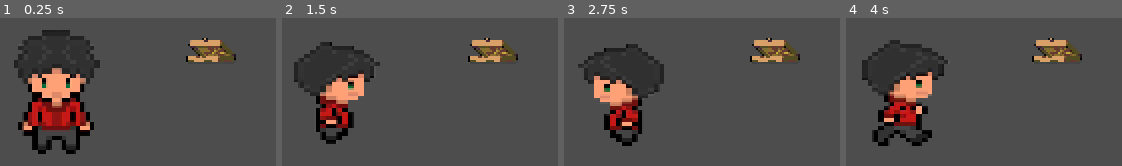
Above: before the commit, frames 1-4 (left to right).
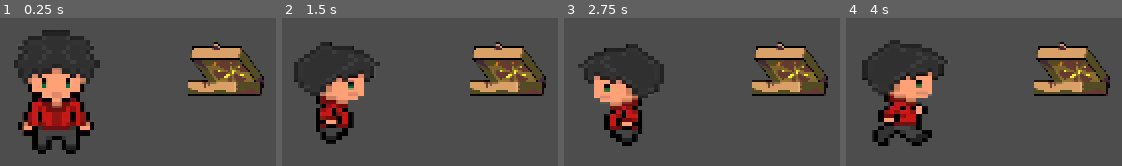
Above: after the commit, the same moments.

Repository: Dayglowv/Lil_Dudes_0
Game: Godot game, scene res://world.tscn
The game is run twice, just before and just after one commit, with the same random seed, the same clock (stepped at 60 frames per second) and the same inputs.
Inputs:
- Up to frame 1 (0.25 s): no input
- Up to frame 2 (1.5 s): tap Enter (ui_accept) at 0.5 s; hold Right (Right) from 0.53 s (still down); tap Up (Jump) at 0.77 s
- Up to frame 3 (2.75 s): tap Up (Jump) at 1.52 s; tap Enter (ui_accept) at 2 s; release Right (Right) at 2.03 s; hold Left (Left) from 2.03 s (still down)
- Up to frame 4 (4 s): release Left (Left) at 2.78 s; hold Right (Right) from 2.78 s (still down); tap Up (Jump) at 3.02, 3.77 s

The runs differ from the first frame. In frame 1, 8.0% of the frame differs, in the area x 67-96%, y 13-53%; in frame 2, 8.0%; in frame 3, 8.0%; in frame 4, 8.0%.

Commit message:
bunny speed up

Diff:
--- /dev/null
+++ b/speed_powerup.gd
@@ -0,0 +1,14 @@
+extends Sprite2D
+
+var collect = false
+
+func _on_area_2d_body_entered(body):
+	if body.get("TYPE") == "player" && collect == false:
+		collect = true
+		body.speed = 250
+		$anim.play("collect")
+		$Timer.start()
+
+func _on_timer_timeout():
+	get_parent().get_node("player").speed = 150
+	queue_free()
--- /dev/null
+++ b/speed_powerup.tscn
@@ -0,0 +1,68 @@
+[gd_scene load_steps=7 format=3 uid="uid://ci4willrpu3cm"]
+
+[ext_resource type="Texture2D" uid="uid://dhj7kbvx1dv3q" path="res://Assets/Screenshot_2024-05-19_at_1.06.56_PM-removebg-preview.png" id="1_af1cs"]
+[ext_resource type="Script" path="res://speed_powerup.gd" id="2_blv0m"]
+
+[sub_resource type="CapsuleShape2D" id="CapsuleShape2D_xtn5n"]
+radius = 52.0
+height = 238.0
+
+[sub_resource type="Animation" id="Animation_v2rwx"]
+resource_name = "collect"
+length = 0.6
+tracks/0/type = "value"
+tracks/0/imported = false
+tracks/0/enabled = true
+tracks/0/path = NodePath(".:modulate")
+tracks/0/interp = 1
+tracks/0/loop_wrap = true
+tracks/0/keys = {
+"times": PackedFloat32Array(0, 0.3),
+"transitions": PackedFloat32Array(1, 1),
+"update": 0,
+"values": [Color(1, 1, 1, 1), Color(1, 1, 1, 0)]
+}
+
+[sub_resource type="Animation" id="Animation_5aed3"]
+length = 0.001
+tracks/0/type = "value"
+tracks/0/imported = false
+tracks/0/enabled = true
+tracks/0/path = NodePath(".:modulate")
+tracks/0/interp = 1
+tracks/0/loop_wrap = true
+tracks/0/keys = {
+"times": PackedFloat32Array(0),
+"transitions": PackedFloat32Array(1),
+"update": 0,
+"values": [Color(1, 1, 1, 1)]
+}
+
+[sub_resource type="AnimationLibrary" id="AnimationLibrary_snvuw"]
+_data = {
+"RESET": SubResource("Animation_5aed3"),
+"collect": SubResource("Animation_v2rwx")
+}
+
+[node name="speed powerup" type="Sprite2D"]
+position = Vector2(588, 791)
+texture = ExtResource("1_af1cs")
+flip_h = true
+script = ExtResource("2_blv0m")
+
+[node name="Area2D" type="Area2D" parent="."]
+
+[node name="CollisionShape2D" type="CollisionShape2D" parent="."]
+position = Vector2(3, 2)
+shape = SubResource("CapsuleShape2D_xtn5n")
+
+[node name="Timer" type="Timer" parent="."]
+wait_time = 2.0
+
+[node name="anim" type="AnimationPlayer" parent="."]
+libraries = {
+"": SubResource("AnimationLibrary_snvuw")
+}
+
+[connection signal="body_entered" from="Area2D" to="." method="_on_area_2d_body_entered"]
+[connection signal="timeout" from="Timer" to="." method="_on_timer_timeout"]
--- a/world.tscn
+++ b/world.tscn
@@ -8,7 +8,7 @@
 size = Vector2(306, 141)
 
 [sub_resource type="RectangleShape2D" id="RectangleShape2D_cchh8"]
-size = Vector2(35, 17)
+size = Vector2(54, 44.5)
 
 [node name="World" type="Node2D"]
 
@@ -28,10 +28,10 @@
 script = ExtResource("2_ys01d")
 
 [node name="Sprite" type="Sprite2D" parent="Enemy"]
-position = Vector2(88, -85)
-scale = Vector2(0.1, 0.1)
+position = Vector2(98.5, -72.2)
+scale = Vector2(0.155263, 0.212281)
 texture = ExtResource("3_pqn4a")
 
 [node name="CollisionShape2D" type="CollisionShape2D" parent="Enemy"]
-position = Vector2(87.5, -85)
+position = Vector2(97, -71.25)
 shape = SubResource("RectangleShape2D_cchh8")
Binary file added: Assets/Screenshot_2024-05-19_at_1.06.56_PM-removebg-preview.png
Not shown, added: Assets/Screenshot_2024-05-19_at_1.06.56_PM-removebg-preview.png.import
Not shown, added: Assets/Screenshot_2024-05-19_at_12.34.36_PM-removebg-preview.png.import
